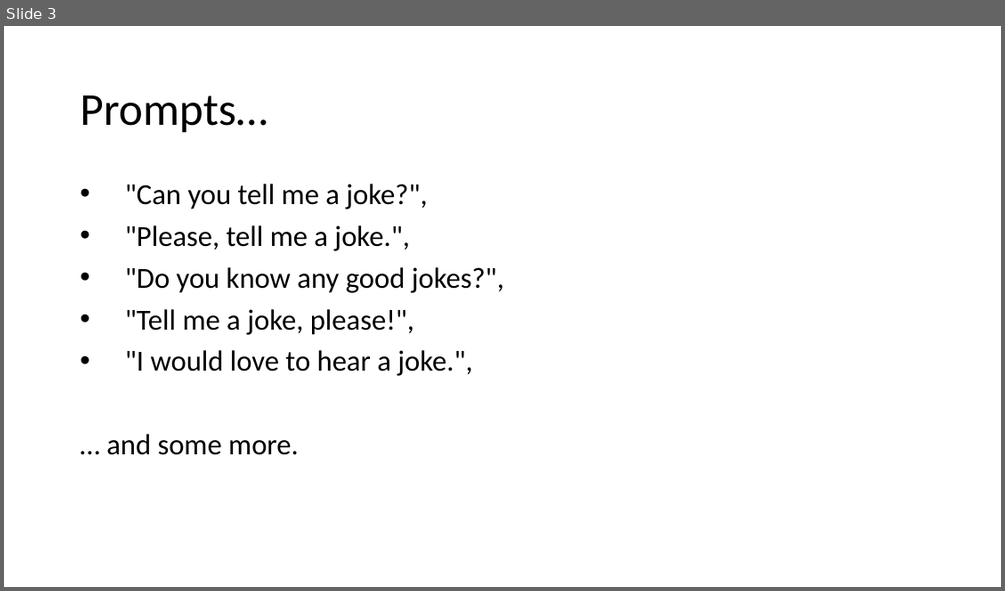
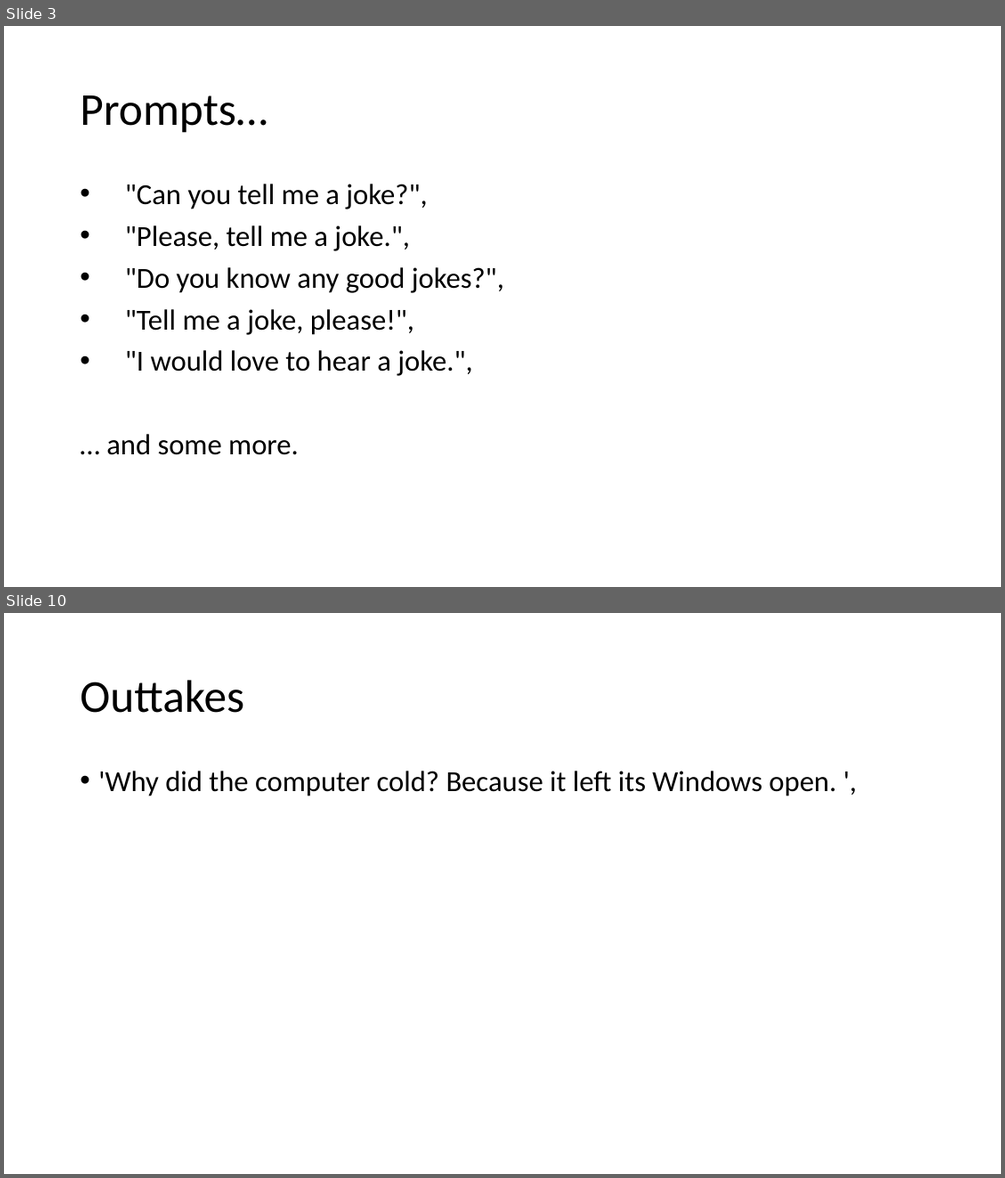
Before and after one commit to sciphie/JokeGPT, a slide deck: ChatGPT is fun –.pptm. Shown one above the other, each under a label of ours: slide 3 before the commit, slides 3 and 10 after it; the slides between them are not shown. The pictures are 1005x591 and 1005x1178 pixels, drawn with LibreOffice and Linux fonts; fonts in the diff are those of the drawing. Boxes give left, top, right and bottom in pixels: in the first picture for what was removed or moved away, otherwise in the second. Text is boxed around its words. In the diff, an @@ line names an element or a change of style, - is before the commit and + after.

```diff
--- a/ChatGPT is fun –.pptm
+++ b/ChatGPT is fun –.pptm
@@ slide 10 added at [4,613,1001,1174], background #FFFFFF @@
@@ title added at [80,680,244,713], 44 pt, text #000000 @@
+Outtakes
@@ text added at [98,771,836,796], 28 pt, text #000000 @@
+• 'Why did the computer cold? Because it left its Windows open. ',
```
Also in this commit, not shown: 1 slide changed, 6 other slides added, 2 slides removed, 4 other files.
